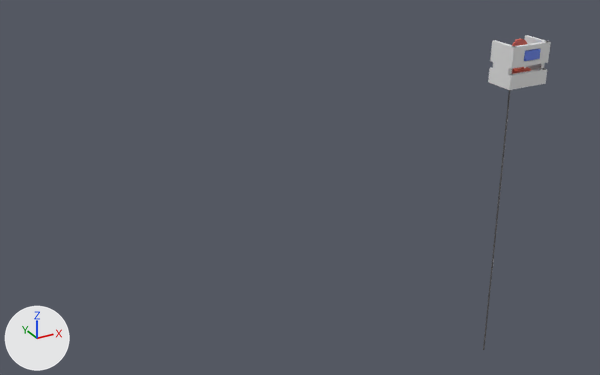
One commit to the Blender file blender/crane2.blend: the scene before it, then after it.
One viewpoint serves both versions: a 50 mm camera at (-0.319, -0.711, 0.764) aimed at (0.092, 0.036, 0.39). Lighting does not change. The marker at lower left points along +X, +Y and +Z.

In view in the first picture: 'Cube', 'Lifting Base Cylinder', 'Outer Left'.
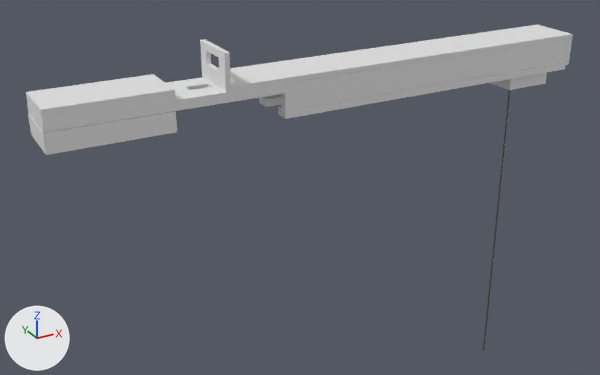
What changed in the scene script:
```text
Change ob_cube_002:
    remove ob_cube_002.hide_set(True)  # its collection is switched off
Change ob_cube_005:
    remove ob_cube_005.hide_set(True)  # its collection is switched off
Change ob_rail_left:
    remove ob_rail_left.hide_set(True)  # its collection is switched off
Change ob_rail_right:
    remove ob_rail_right.hide_set(True)  # its collection is switched off
Change ob_cube_004:
    remove ob_cube_004.hide_set(True)  # its collection is switched off
Change ob_cube_012:
    remove ob_cube_012.hide_set(True)  # its collection is switched off
Change ob_cube_013:
    remove ob_cube_013.hide_set(True)  # its collection is switched off
Change ob_cube_014:
    remove ob_cube_014.hide_set(True)  # its collection is switched off
Change ob_cube_015:
    remove ob_cube_015.hide_set(True)  # its collection is switched off
Change ob_cube_016:
    remove ob_cube_016.hide_set(True)  # its collection is switched off
Change ob_cube_003:
    remove ob_cube_003.hide_set(True)  # its collection is switched off
```

Location of each change, (x1, y1, x2, y2) in pixels of the pictures (600 x 375 px):
'Cube.004', shown: after (282, 39, 569, 111)
'Cube.015', shown: after (202, 25, 569, 92)
'Cube.013', shown: after (26, 74, 176, 121)
'Cube.002', shown: after (27, 77, 285, 133)
'Rail Left', shown: after (278, 63, 566, 119)
'Cube.012', shown: after (28, 111, 176, 144)
'Cube.014', shown: after (30, 122, 177, 155)
'Cube.003', shown: after (200, 39, 231, 87)
'Rail Right', shown: after (260, 95, 282, 107)
'Cube.016', shown: after (536, 25, 573, 65)
'Outer Left', unchanged, covered by the edit: before (507, 41, 551, 90); after (507, 73, 547, 90)
